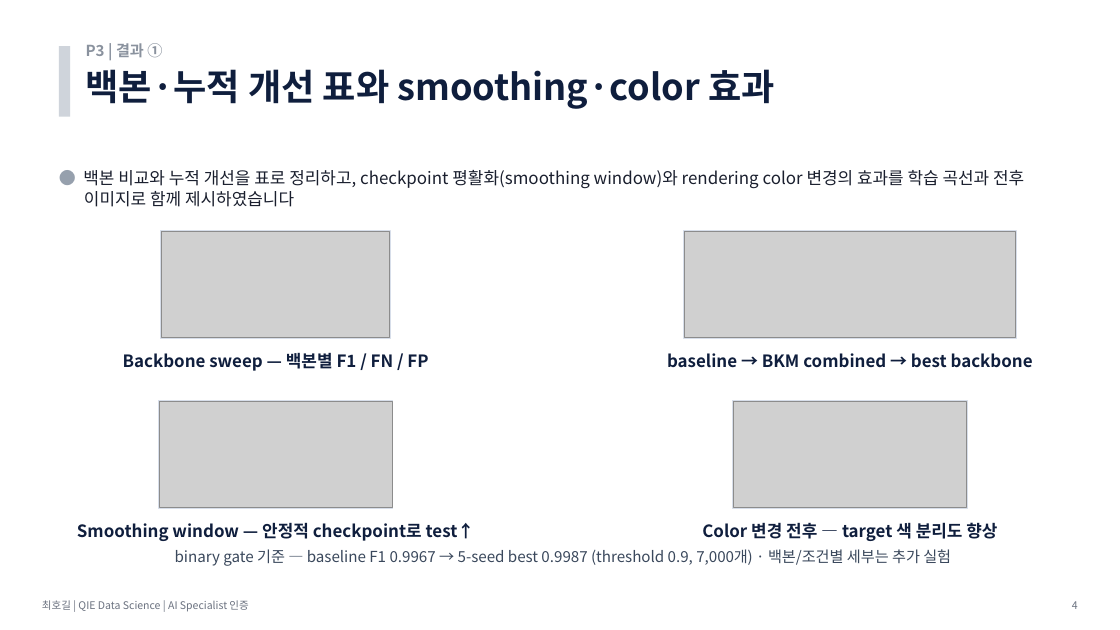
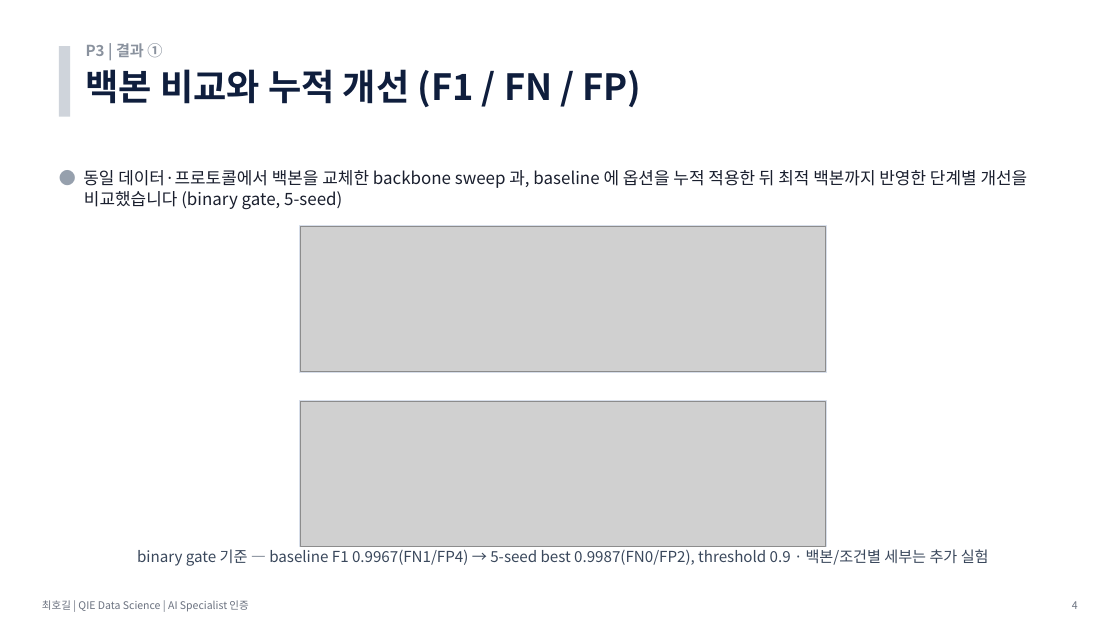
Before and after one commit to hogil/fbm_paper, a slide deck: slide 4 of recommendation/presentation/발표_P3_데이터생성_최호길.pptx. Drawn at 1120x630 pixels with LibreOffice and Linux fonts; fonts in the diff are those of the drawing; grey boxes stand for pictures. Boxes give left, top, right and bottom in pixels: in the first picture for what was removed or moved away, otherwise in the second. Text is boxed around its words. In the diff, an @@ line names an element or a change of style, - is before the commit and + after.

```diff
--- a/recommendation/presentation/발표_P3_데이터생성_최호길.pptx
+++ b/recommendation/presentation/발표_P3_데이터생성_최호길.pptx
@@ text at (x1=86, y1=69, x2=642, y2=107): text changed @@
-백본·누적 개선 표와 smoothing·color 효과
+백본 비교와 누적 개선 (F1 / FN / FP)
@@ text at (x1=83, y1=170, x2=1028, y2=210): text changed @@
-● 백본 비교와 누적 개선을 표로 정리하고, checkpoint 평활화(smoothing window)와 rendering color 변경의 효과를 학습 곡선과 전후 이미지로 함께 제시하였습니다
+● 동일 데이터·프로토콜에서 백본을 교체한 backbone sweep 과, baseline 에 옵션을 누적 적용한 뒤 최적 백본까지 반영한 단계별 개선을 비교했습니다 (binary gate, 5-seed)
@@ rectangle removed at (x1=161, y1=231, x2=391, y2=339) @@
@@ picture removed at (x1=161, y1=232, x2=389, y2=338) @@
@@ rectangle resized from (x1=684, y1=231, x2=1017, y2=339) to (x1=299, y1=226, x2=826, y2=372) @@
@@ picture added at (x1=300, y1=227, x2=825, y2=372) @@
@@ picture removed at (x1=685, y1=232, x2=1016, y2=338) @@
@@ text removed at (x1=123, y1=352, x2=428, y2=371) @@
-Backbone sweep — 백본별 F1 / FN / FP
@@ text removed at (x1=667, y1=353, x2=1033, y2=368) @@
-baseline → BKM combined → best backbone
@@ rectangle removed at (x1=159, y1=401, x2=393, y2=508) @@
@@ picture removed at (x1=160, y1=402, x2=392, y2=507) @@
@@ rectangle added at (x1=299, y1=401, x2=826, y2=547), fill #FFFFFF, outline #D7DEEA 1 pt @@
@@ picture added at (x1=300, y1=402, x2=825, y2=547) @@
@@ rectangle removed at (x1=733, y1=401, x2=967, y2=508) @@
@@ picture removed at (x1=734, y1=402, x2=966, y2=507) @@
@@ text removed at (x1=77, y1=522, x2=475, y2=541) @@
-Smoothing window — 안정적 checkpoint로 test↑
@@ text removed at (x1=702, y1=522, x2=997, y2=541) @@
-Color 변경 전후 — target 색 분리도 향상
@@ text at (x1=137, y1=549, x2=989, y2=566): text changed @@
-binary gate 기준 — baseline F1 0.9967 → 5-seed best 0.9987 (threshold 0.9, 7,000개) · 백본/조건별 세부는 추가 실험
+binary gate 기준 — baseline F1 0.9967(FN1/FP4) → 5-seed best 0.9987(FN0/FP2), threshold 0.9 · 백본/조건별 세부는 추가 실험
```
Also in this commit, not shown: 2 other slides changed, 1 slide added, 4 other files.
